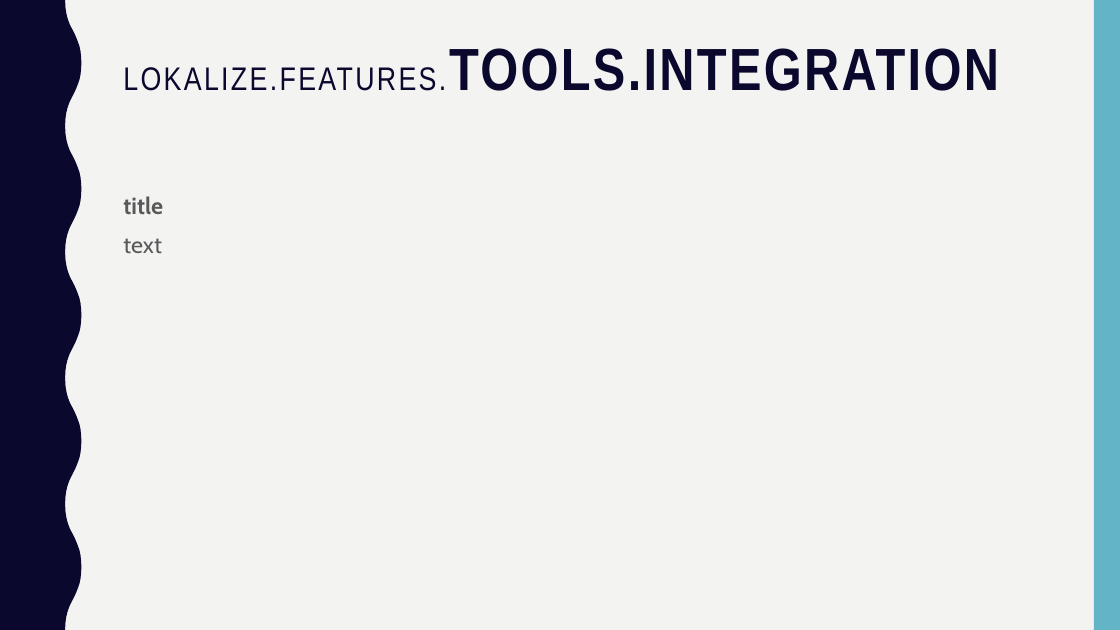
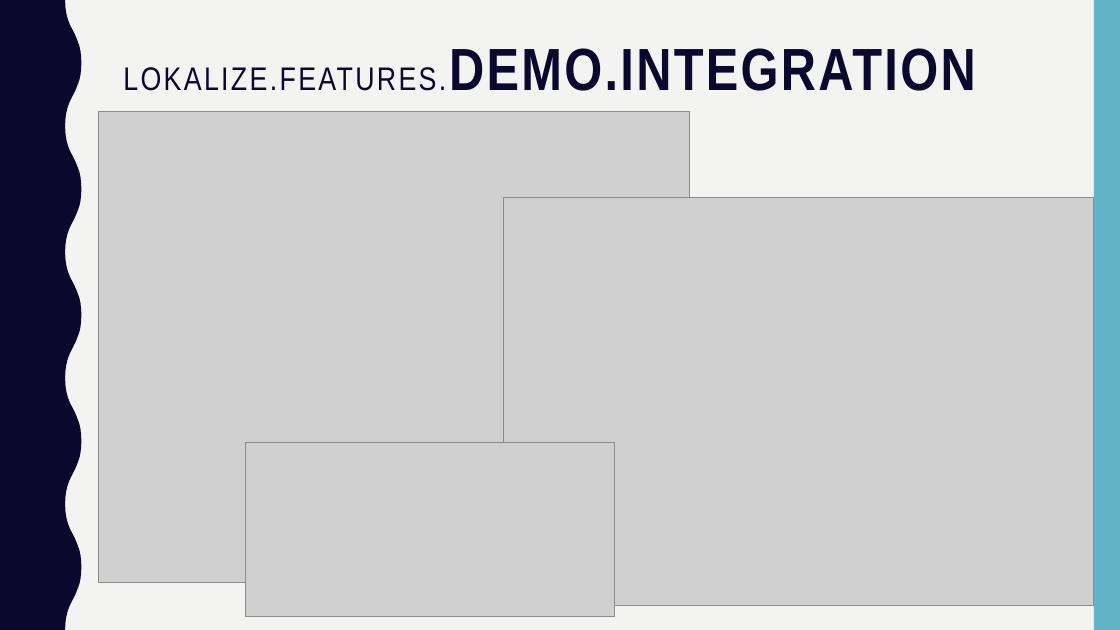
Before and after one commit to matteopelucco/lokalise, a slide deck: slide 22 of presentation/lokalise.pptx (slide 27 before the commit). Drawn at 1120x630 pixels with LibreOffice and Linux fonts; fonts in the diff are those of the drawing; grey boxes stand for pictures. Boxes give left, top, right and bottom in pixels: in the first picture for what was removed or moved away, otherwise in the second. Text is boxed around its words. In the diff, an @@ line names an element or a change of style, - is before the commit and + after.

```diff
--- a/presentation/lokalise.pptx
+++ b/presentation/lokalise.pptx
@@ title at [123,48,976,91]: text changed @@
-LOKALIZE.FEATURES.TOOLS.INTEGRATION
+LOKALIZE.FEATURES.DEMO.INTEGRATION
@@ picture added at [99,112,690,583] @@
@@ text removed at [123,196,163,253] @@
-title
-text
@@ picture added at [504,197,1094,605] @@
@@ picture added at [245,443,614,617] @@
```
Also in this commit, not shown: 4 other slides changed, 21 slides added, 20 slides removed, 4 other files.
